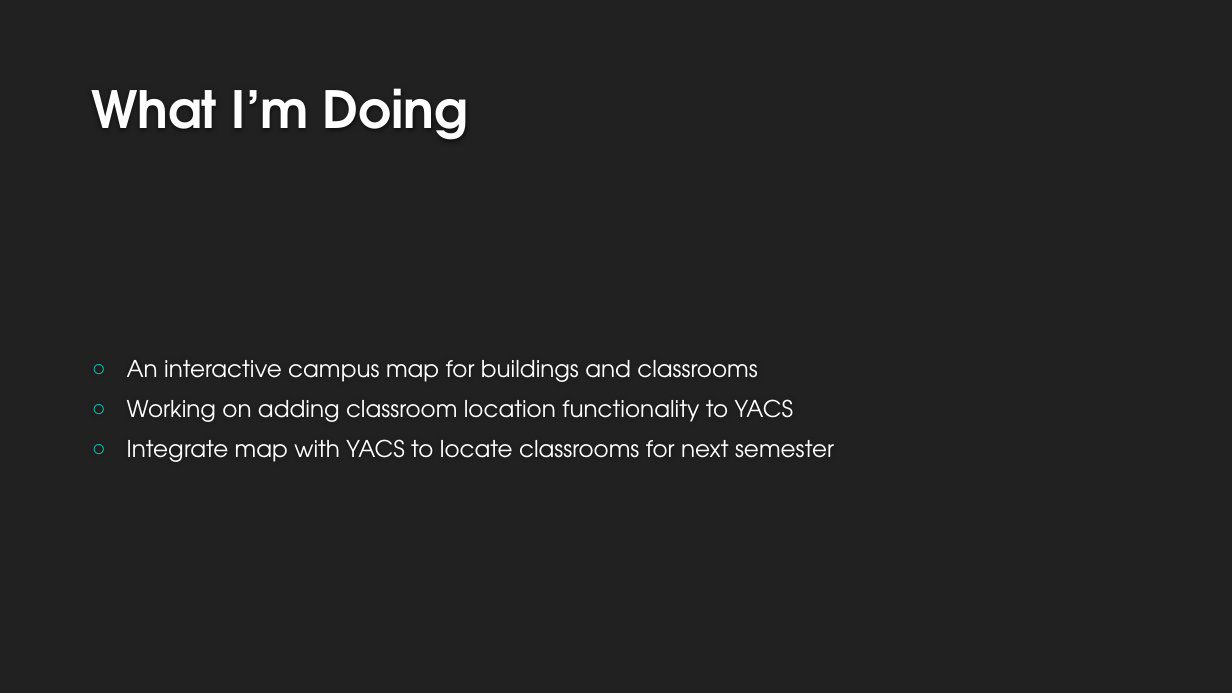
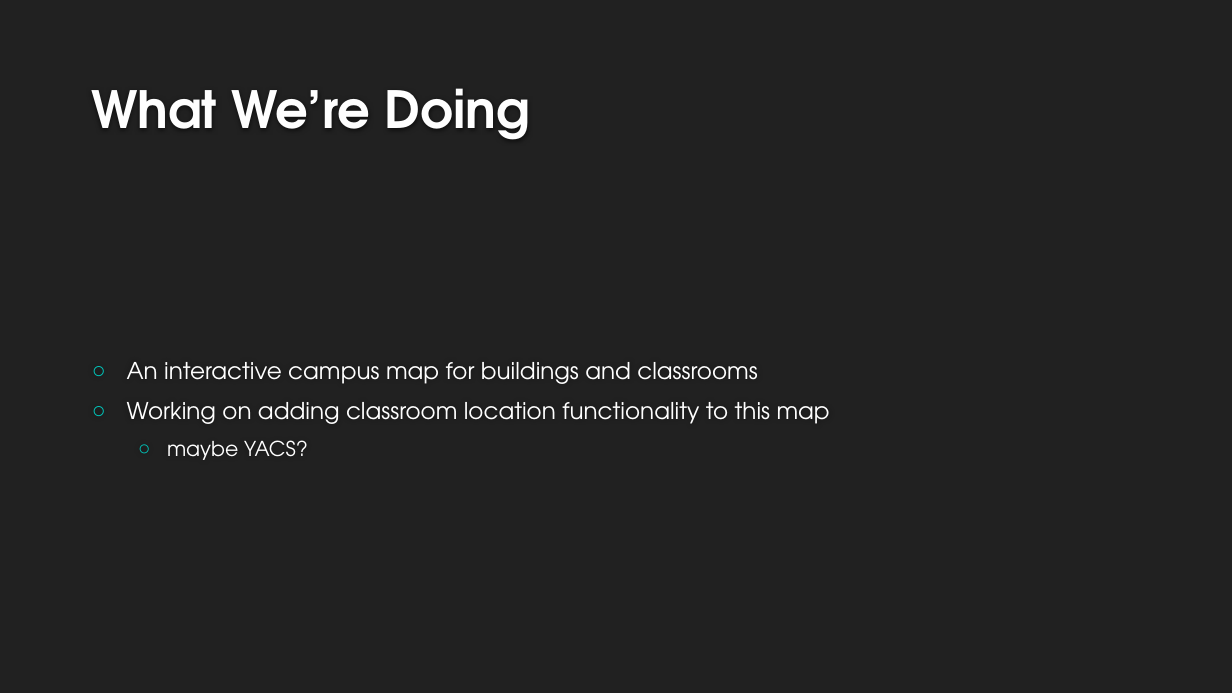
Before and after one commit to katchs2/campusmap, a slide deck: slide 2 of Campus Map Update Presentation.pptx. Drawn at 1232x693 pixels with LibreOffice and Linux fonts; fonts in the diff are those of the drawing; background and template pictures are left out. Boxes give left, top, right and bottom in pixels: in the first picture for what was removed or moved away, otherwise in the second. Text is boxed around its words. In the diff, an @@ line names an element or a change of style, - is before the commit and + after.

```diff
--- a/Campus Map Update Presentation.pptx
+++ b/Campus Map Update Presentation.pptx
@@ title at (91, 88, 531, 140): text changed @@
-What I’m Doing
+What We’re Doing
@@ text at (127, 402, 830, 460): text changed @@
-○ Working on adding classroom location functionality to YACS
-○ Integrate map with YACS to locate classrooms for next semester
+○ Working on adding classroom location functionality to this map
+  ○ maybe YACS?
```
Also in this commit, not shown: 2 other slides changed, 2 slides removed.
